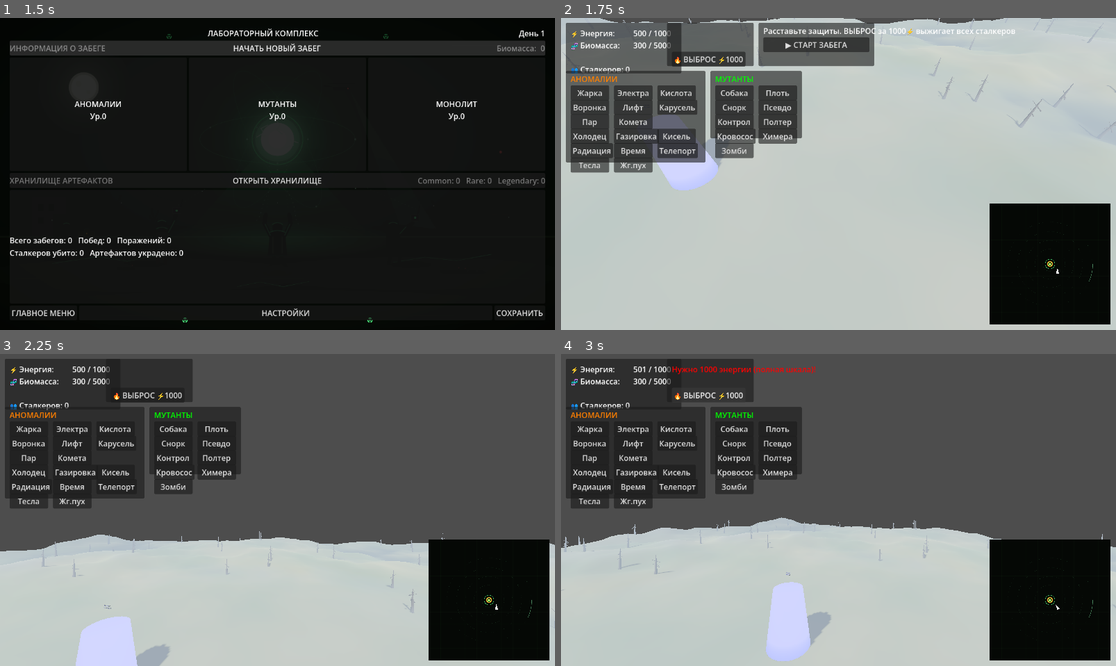
Above: before the commit, frames 1-4 (two rows, left to right).
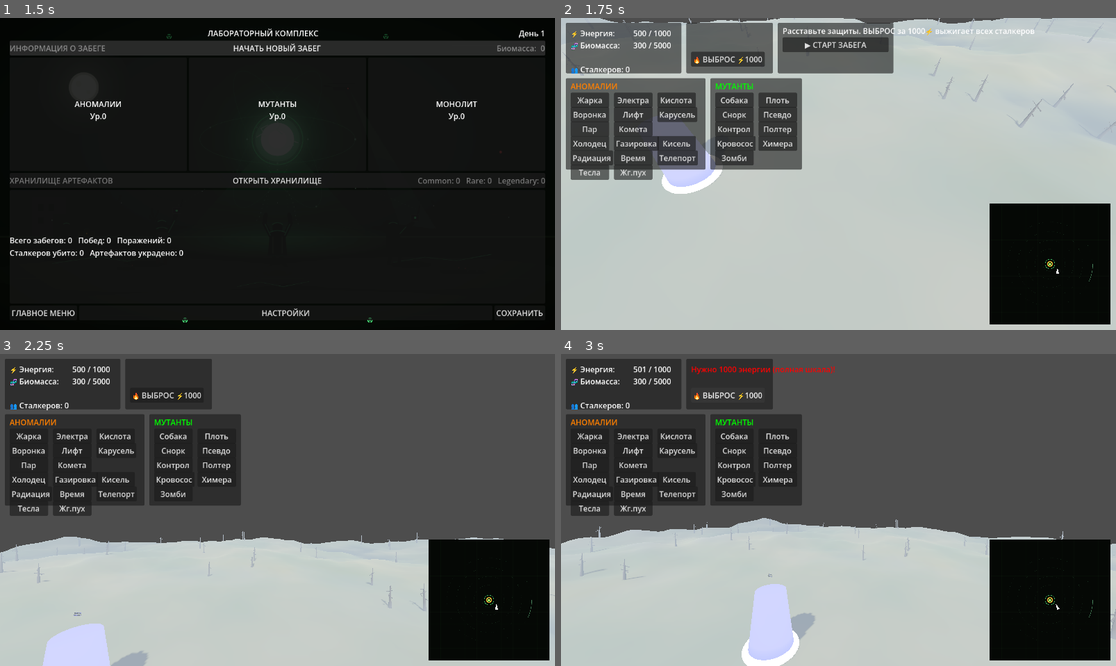
Above: after the commit, the same moments.

Repository: MisStiCc/StalkerRevert
Game: Godot game, scene res://scenes/ui/main_menu.tscn
Same seed, same stepped clock (60 frames per second), same inputs: the game is played once before the commit and once after it.
Inputs:
- Up to frame 1 (1.5 s): click "НОВАЯ ИГРА" at 0.5 s; click "НАЧАТЬ НОВЫЙ ЗАБЕГ" at 1.25 s
- Up to frame 2 (1.75 s): no input
- Up to frame 3 (2.25 s): click "▶ СТАРТ ЗАБЕГА" at 2 s
- Up to frame 4 (3 s): click "🔥 ВЫБРОС ⚡1000" at 2.75 s

Frame 1 is identical in both runs. In frame 2, 10% of the frame differs, in the area x 0-86%, y 1-57%; in frame 3, 8.9%; in frame 4, 9.3%.

Commit message:
ui: панели HUD в верхних рядах + починен двойной монолит + камера не ныряет под рельеф
- HUD: ряд 1 - Ресурсы | Выброс | Старт (высота 115), ряд 2 - Аномалии
  и Мутанты вплотную под ним; левый стек панелей больше не тянется
  вниз по экрану
- ДВОЙНОЙ МОНОЛИТ найден: GlowRing использовал ТОТ ЖЕ CylinderMesh
  2/3/8м, что и стела - это была светящаяся копия монолита со сдвигом
  3.5м вниз, а не кольцо. Заменён на TorusMesh (2.8-3.7м) у подножия
- камера: кламп высоты над рельефом (+3м) - осмотр снизу ломал
  картинку (чёрное небо, задние грани, двойные силуэты)

Проверено headless: пересечений панелей нет, ряды на 115/315,
GlowRing - TorusMesh.

Diff:
--- a/scripts/game_camera.gd
+++ b/scripts/game_camera.gd
@@ -53,3 +53,10 @@
     if input_dir.length() > 0:
         input_dir = input_dir.normalized()
         global_position += input_dir * move_speed * delta
+        # Не ныряем под рельеф: осмотр снизу ломает картинку (задние грани)
+        var terrain = get_tree().get_first_node_in_group("terrain_generator")
+        var min_y := 2.0
+        if terrain:
+            min_y = terrain.get_terrain_height(global_position.x, global_position.z) + 3.0
+        if global_position.y < min_y:
+            global_position.y = min_y
--- a/ui/hud/hud.tscn
+++ b/ui/hud/hud.tscn
@@ -48,10 +48,10 @@
 visible = true
 
 [node name="EmissionPanel" type="Panel" parent="."]
-offset_left = 220.0
-offset_top = 10.0
-offset_right = 400.0
-offset_bottom = 100.0
+offset_left = 260.0
+offset_top = 10.0
+offset_right = 440.0
+offset_bottom = 115.0
 color = Color(0.1, 0.1, 0.1, 0.8)
 
 [node name="EmissionLabel" type="Label" parent="EmissionPanel"]
@@ -76,9 +76,9 @@
 
 [node name="AnomalyPanel" type="Panel" parent="."]
 offset_left = 10.0
-offset_top = 110.0
+offset_top = 125.0
 offset_right = 300.0
-offset_bottom = 300.0
+offset_bottom = 315.0
 color = Color(0.1, 0.1, 0.1, 0.8)
 
 [node name="Title" type="Label" parent="AnomalyPanel"]
@@ -201,9 +201,9 @@
 
 [node name="MutantPanel" type="Panel" parent="."]
 offset_left = 310.0
-offset_top = 110.0
+offset_top = 125.0
 offset_right = 500.0
-offset_bottom = 250.0
+offset_bottom = 315.0
 color = Color(0.1, 0.1, 0.1, 0.8)
 
 [node name="Title" type="Label" parent="MutantPanel"]
@@ -276,10 +276,10 @@
 text = "Зомби"
 
 [node name="StartPanel" type="Panel" parent="."]
-offset_left = 410.0
-offset_top = 10.0
-offset_right = 650.0
-offset_bottom = 100.0
+offset_left = 450.0
+offset_top = 10.0
+offset_right = 690.0
+offset_bottom = 115.0
 
 [node name="StartHint" type="Label" parent="StartPanel"]
 offset_left = 10.0
--- a/zones/monolith/monolith.tscn
+++ b/zones/monolith/monolith.tscn
@@ -26,6 +26,10 @@
 emission = Color(0.5, 0.5, 0.8, 1)
 emission_energy_multiplier = 5.0
 
+[sub_resource type="TorusMesh" id="TorusMesh_glow"]
+inner_radius = 2.8
+outer_radius = 3.7
+
 [node name="Monolith" type="Node3D"]
 script = ExtResource("1")
 
@@ -46,8 +50,8 @@
 omni_attenuation = 0.5
 
 [node name="GlowRing" type="MeshInstance3D" parent="."]
-transform = Transform3D(1, 0, 0, 0, 1, 0, 0, 0, 1, 0, 0.5, 0)
-mesh = SubResource("CylinderMesh_monolith")
+transform = Transform3D(1, 0, 0, 0, 1, 0, 0, 0, 1, 0, 0.3, 0)
+mesh = SubResource("TorusMesh_glow")
 material_override = SubResource("Material_glow")
 
 [node name="Label3D" type="Label3D" parent="."]
